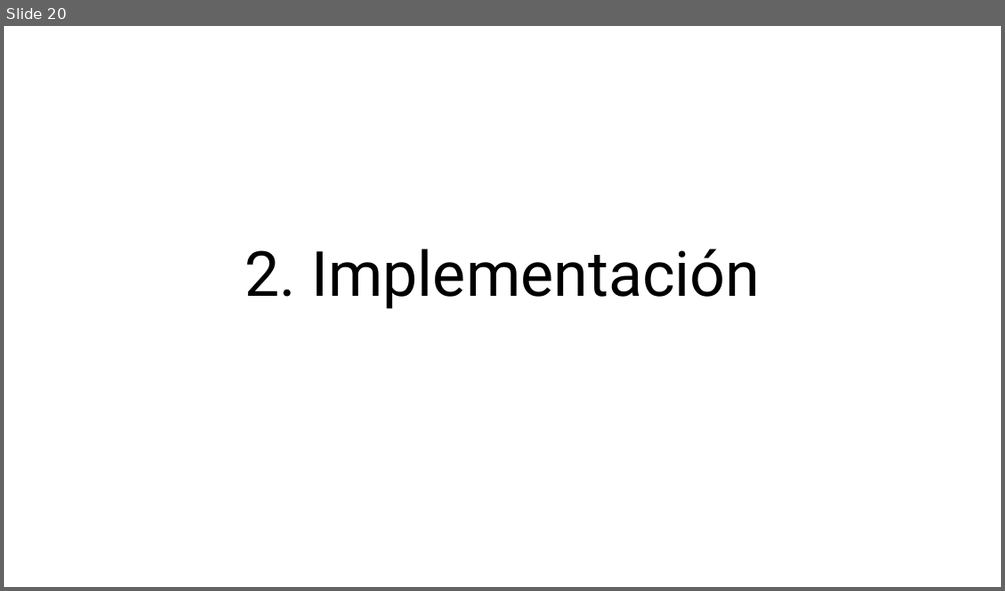
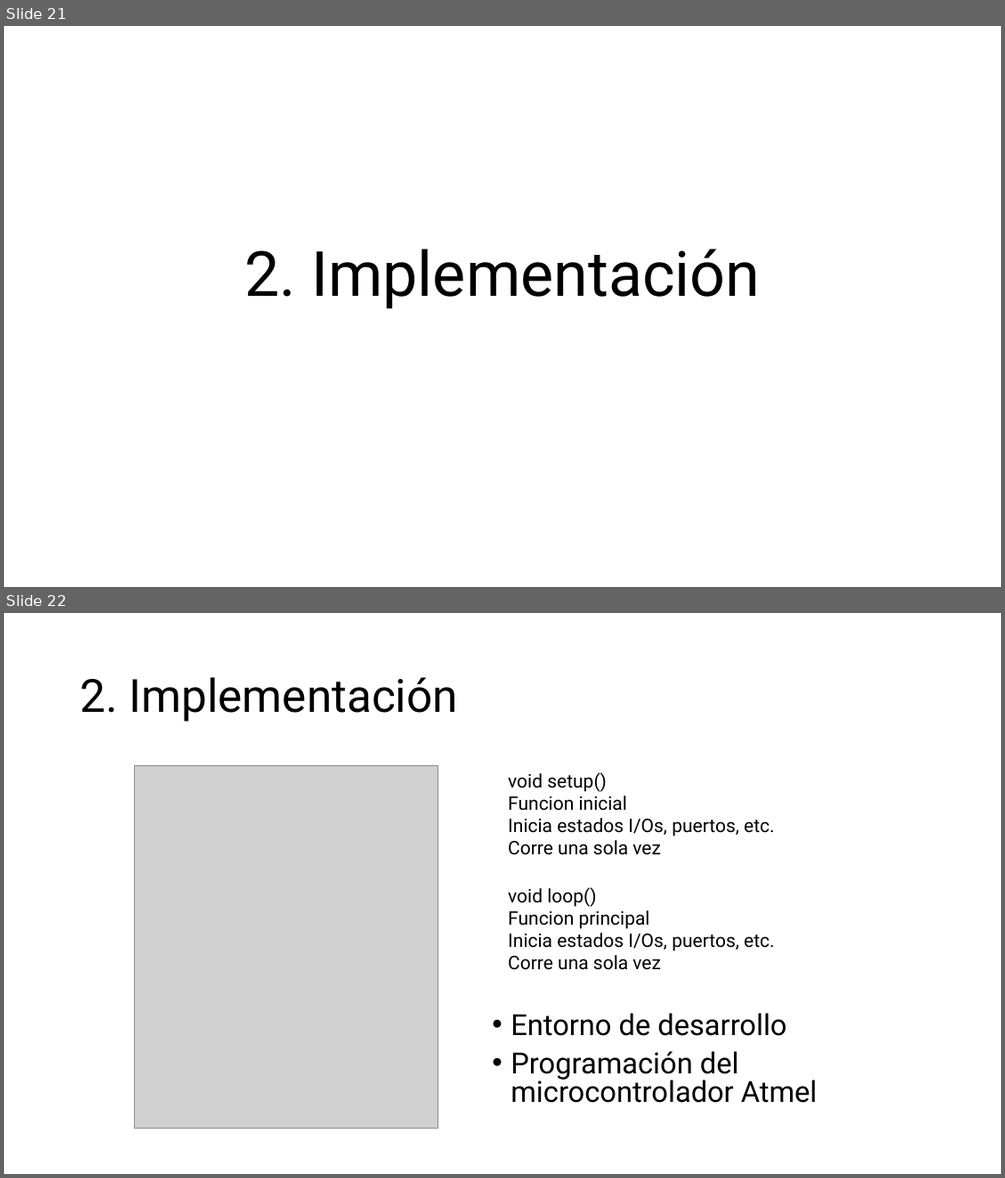
Before and after one commit to aludena18/Tesis, a slide deck: Telelocalización y Captura de Imágenes.pptx. Shown one above the other, each under a label of ours: slide 20 before the commit, slides 21 and 22 after it. The pictures are 1005x591 and 1005x1178 pixels, drawn with LibreOffice and Linux fonts; fonts in the diff are those of the drawing; grey boxes stand for pictures. Boxes give left, top, right and bottom in pixels: in the first picture for what was removed or moved away, otherwise in the second. Text is boxed around its words. In the diff, an @@ line names an element or a change of style, - is before the commit and + after.

```diff
--- a/Telelocalización y Captura de Imágenes.pptx
+++ b/Telelocalización y Captura de Imágenes.pptx
@@ slide 22 added at (4, 613, 1001, 1174), background #FFFFFF @@
@@ title added at (80, 677, 457, 722), 44 pt, text #000000 @@
+2. Implementación
@@ picture added at (134, 765, 438, 1128) @@
@@ text added at (508, 772, 774, 855), 18 pt, text #000000 @@
+void setup()
+Funcion inicial
+Inicia estados I/Os, puertos, etc.
+Corre una sola vez
@@ text added at (508, 887, 774, 970), 18 pt, text #000000 @@
+void loop()
+Funcion principal
+Inicia estados I/Os, puertos, etc.
+Corre una sola vez
@@ text added at (510, 1013, 817, 1103), 28 pt, text #000000 @@
+• Entorno de desarrollo
+• Programación del microcontrolador Atmel
@@ what was slide 20 is now slide 21 @@
```
Also in this commit, not shown: 2 slides changed, 1 other slide added.
